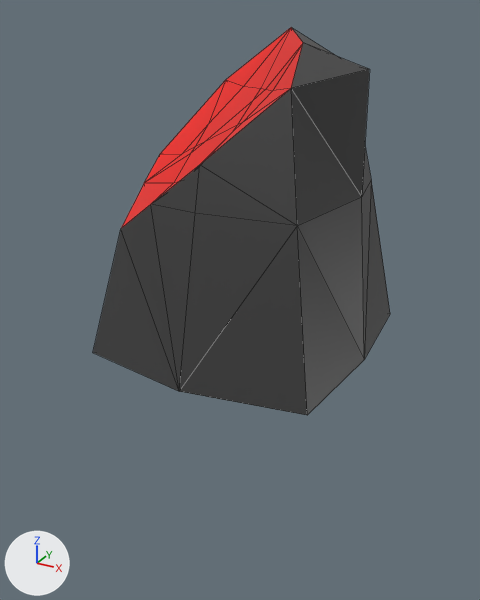
One commit to the FBX model Assets/World/Decor/coolrock1.fbx: the scene before it, then after it.
Both versions are drawn from a camera (50 mm lens) standing at (2.62, -4.97, 2.39) and looking at (-0.03, -0.15, -0.02). Arrows for +X, +Y and +Z are at lower left; the lights stay in place. Mesh edges are drawn as thin lines. Where no turn or scale is listed for an object, it has been applied to the vertices.

Objects in the first picture: 'coolrock1'.
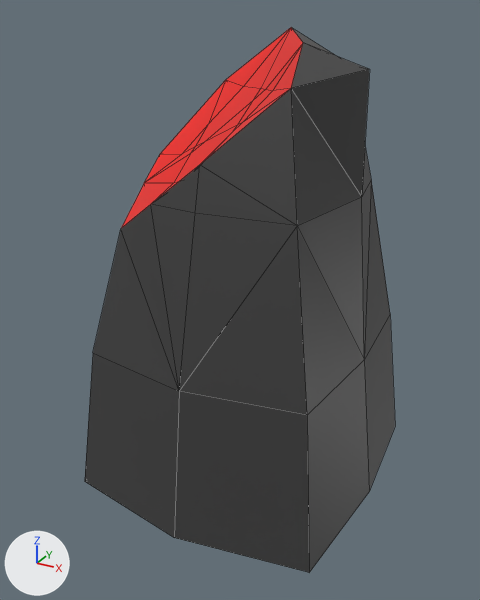
Location of each change, (x1, y1, x2, y2) in pixels of the pictures (480 x 600 px):
```json
{"object": "coolrock1", "change": "reshaped", "before": [93, 28, 390, 415], "after": [85, 28, 395, 573], "on screen": "41% taller"}
{"part": 1, "of": "me_cube", "change": "built on", "after": [85, 315, 395, 573], "on screen": "black"}
```

The change, as JSON lines over the scene's bpy script:
```json
{"block": "me_cube", "where": "# used by ob_coolrock1; location = (0.0, 0.0, 0.0)"}
{"op": "remove", "block": "me_cube", "code": "me_cube.from_pydata(...)  # 42 vertices, 67 faces; spans x -1.12..1.12, y -1.21..1.21, z -0.4..2.24"}
{"op": "add", "block": "me_cube", "code": "me_cube.from_pydata(...)  # 50 vertices, 75 faces; spans x -1.27..1.27, y -1.37..1.37, z -1.77..2.24"}
{"block": "me_cube", "change": "me_cube part 1"}
{"block": "me_cube", "change": "1 vertex is removed from x 0.0, y 0.0, z -0.4"}
{"block": "me_cube", "change": "8 faces are deleted"}
{"block": "me_cube", "change": "9 vertices are added at x -1.27..1.27, y -1.37..1.37, z -1.77"}
{"block": "me_cube", "change": "16 new faces join them, mat_rock (black #3d3d3d)"}
```
